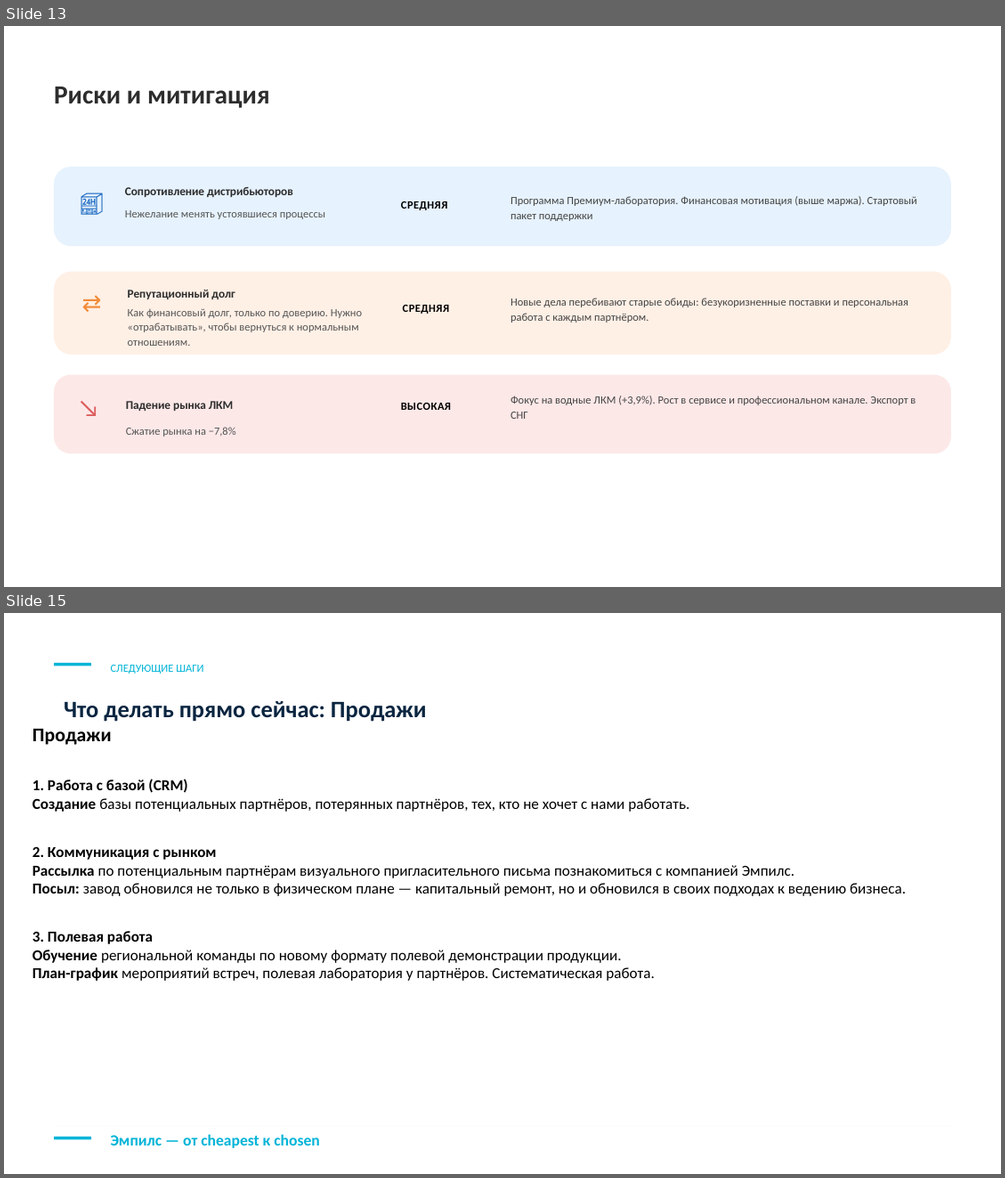
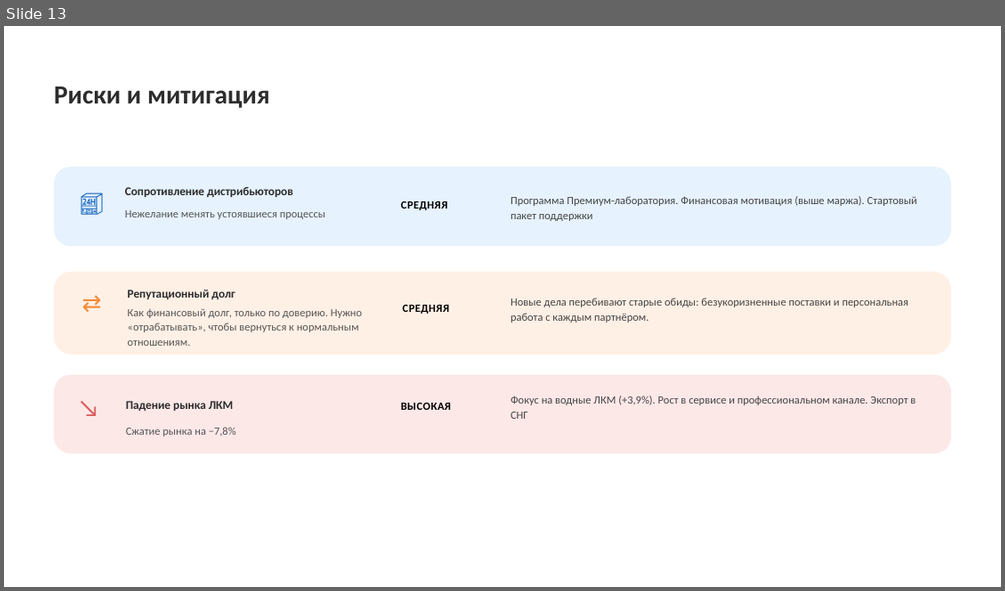
Before and after one commit to Iverson76newcomer/radar-empils, a slide deck: download/Программа_развития_Эмпилс_2026-2028_обновлено.pptx. Shown one above the other, each under a label of ours: slides 13 and 15 before the commit, slide 13 after it; the slides between them are not shown. The pictures are 1005x1178 and 1005x591 pixels, drawn with LibreOffice and Linux fonts; fonts in the diff are those of the drawing; background and template pictures are left out. Boxes give left, top, right and bottom in pixels: in the first picture for what was removed or moved away, otherwise in the second. Text is boxed around its words. In the diff, an @@ line names an element or a change of style, - is before the commit and + after.

```diff
--- a/download/Программа_развития_Эмпилс_2026-2028_обновлено.pptx
+++ b/download/Программа_развития_Эмпилс_2026-2028_обновлено.pptx
@@ slide 15 removed at [4, 613, 1001, 1174], background #FFFFFF @@
@@ rounded rectangle removed at [54, 663, 92, 666] @@
@@ text removed at [111, 665, 203, 674] @@
-СЛЕДУЮЩИЕ ШАГИ
@@ text removed at [64, 701, 427, 722] @@
-Что делать прямо сейчас: Продажи
@@ text removed at [32, 729, 906, 981] @@
-Продажи
-1. Работа с базой (CRM)
-Создание базы потенциальных партнёров, потерянных партнёров, тех, кто не хочет с нами работать.
-2. Коммуникация с рынком
-Рассылка по потенциальным партнёрам визуального пригласительного письма познакомиться с компанией Эмпилс.
-Посыл: завод обновился не только в физическом плане — капитальный ремонт, но и обновился в своих подходах к ведению бизнеса.
-3. Полевая работа
-Обучение региональной команды по новому формату полевой демонстрации продукции.
-План-график мероприятий встреч, полевая лаборатория у партнёров. Систематическая работа.
@@ rectangle removed at [54, 1126, 953, 1126] @@
@@ rounded rectangle removed at [54, 1136, 92, 1139] @@
@@ text removed at [111, 1134, 319, 1148] @@
-Эмпилс — от cheapest к chosen
```
Also in this commit, not shown: 1 slide changed, 22 other files.
